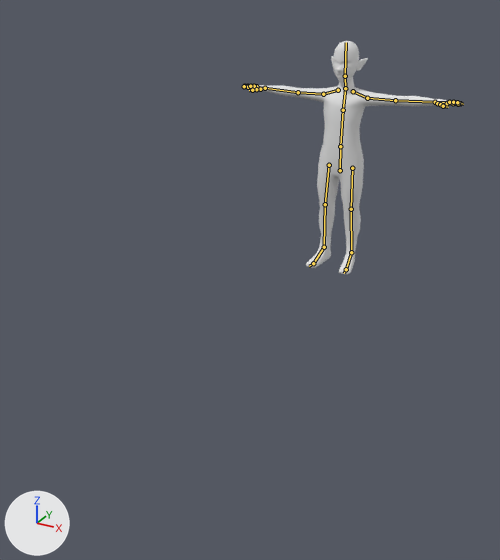
The Blender file Assets/Entities/Player/PlayerModel.blend, before and after one commit.
Camera for both pictures: a camera (50 mm lens) standing at (1.67, -4.31, 1.88) and looking at (0.1, -1.44, 0.44). The lights are fixed; the arrows at lower left show +X, +Y and +Z. The bones that bend it are drawn over the model as lines.

The first picture shows 'Body'.
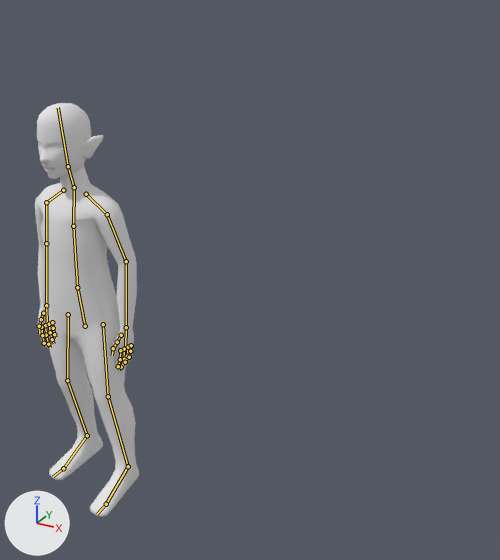
The newer file adds an action. The first version stands in its rest pose; the second is drawn at frame 83 of the action 'RollForward'.

Changed parts and their boxes [x1, y1, x2, y2] in the pictures (500 x 560 px):
'Body', posed (53% narrower, 77% taller)
    before: [242, 41, 464, 274]
    after: [35, 103, 139, 517]
bone 'Hips', root to tip
    before: (340, 170) to (340, 146)
    after: (85, 326) to (77, 287)
bone 'Shoulder.L', root to tip
    before: (353, 91) to (367, 98)
    after: (86, 194) to (107, 214)
bone 'Upper Arm.L', root to tip
    before: (367, 98) to (395, 100)
    after: (107, 214) to (126, 261)
bone 'Lower Arm.L', root to tip
    before: (395, 100) to (435, 102)
    after: (126, 261) to (126, 327)
bone 'Middle Finger 1.L', root to tip
    before: (447, 103) to (454, 103)
    after: (124, 349) to (124, 359)
bone 'Middle Finger 3.L', root to tip
    before: (460, 103) to (463, 104)
    after: (121, 367) to (119, 369)
bone 'Ring Finger 1.L', root to tip
    before: (448, 102) to (454, 102)
    after: (128, 347) to (127, 356)
bone 'Ring Finger 3.L', root to tip
    before: (459, 103) to (462, 103)
    after: (125, 362) to (123, 365)
bone 'Index Finger 1.L', root to tip
    before: (447, 103) to (453, 103)
    after: (120, 350) to (120, 359)
bone 'Index Finger 3.L', root to tip
    before: (458, 104) to (460, 104)
    after: (118, 366) to (116, 368)
bone 'Pinky 1.L', root to tip
    before: (449, 102) to (453, 102)
    after: (131, 345) to (130, 351)
bone 'Shoulder.R', root to tip
    before: (338, 90) to (323, 94)
    after: (63, 190) to (46, 202)
bone 'Upper Arm.R', root to tip
    before: (323, 94) to (298, 92)
    after: (46, 202) to (46, 243)
bone 'Lower Arm.R', root to tip
    before: (298, 92) to (265, 88)
    after: (46, 243) to (46, 305)
bone 'Middle Finger 1.R', root to tip
    before: (254, 87) to (249, 86)
    after: (45, 325) to (46, 335)
bone 'Middle Finger 3.R', root to tip
    before: (244, 86) to (242, 86)
    after: (48, 344) to (50, 347)
bone 'Ring Finger 1.R', root to tip
    before: (255, 87) to (251, 86)
    after: (49, 324) to (50, 332)
bone 'Ring Finger 3.R', root to tip
    before: (247, 86) to (245, 86)
    after: (52, 339) to (54, 343)
bone 'Index Finger 1.R', root to tip
    before: (252, 87) to (248, 87)
    after: (41, 327) to (42, 335)
bone 'Index Finger 3.R', root to tip
    before: (244, 86) to (242, 86)
    after: (44, 343) to (46, 346)
bone 'Pinky 1.R', root to tip
    before: (256, 86) to (254, 86)
    after: (52, 322) to (53, 328)

What the commit changed:
Bone 'Hips' (bone_hips) moves from (0.0, 0.0, 0.0) to (0.0, 0.267, 2.543).
Bone 'Shoulder.L' (bone_shoulder_l) turns from (0, 0, 0) to (0, 0, -16) degrees about its own x, y and z.
Bone 'Upper Arm.L' (bone_upper_arm_l) turns from (0, 0, 0) to (-7, 2, -58) degrees about its own x, y and z.
Bone 'Lower Arm.L' (bone_lower_arm_l) turns from (0, 0, 0) to (14, 0, -17) degrees about its own x, y and z.
Bone 'Middle Finger 1.L' (bone_middle_finger_1_l) turns from (0, 0, 0) to (0, 0, -6) degrees about its own x, y and z.
Bone 'Middle Finger 3.L' (bone_middle_finger_3_l) moves from (0.0, 0.0, 0.0) to (0.004, 0.0, 0.0).
Bone 'Middle Finger 3.L' (bone_middle_finger_3_l) turns from (0, 0, 0) to (0, 0, -17) degrees about its own x, y and z.
Bone 'Ring Finger 1.L' (bone_ring_finger_1_l) turns from (0, 0, 0) to (0, 0, -6) degrees about its own x, y and z.
Bone 'Ring Finger 3.L' (bone_ring_finger_3_l) turns from (0, 0, 0) to (0, 0, -17) degrees about its own x, y and z.
Bone 'Index Finger 1.L' (bone_index_finger_1_l) turns from (0, 0, 0) to (0, 0, -6) degrees about its own x, y and z.
Bone 'Index Finger 3.L' (bone_index_finger_3_l) moves from (0.0, 0.0, 0.0) to (0.001, 0.0, 0.0).
Bone 'Index Finger 3.L' (bone_index_finger_3_l) turns from (0, 0, 0) to (0, 0, -17) degrees about its own x, y and z.
Bone 'Pinky 1.L' (bone_pinky_1_l) turns from (0, 0, 0) to (0, 0, -6) degrees about its own x, y and z.
Bone 'Shoulder.R' (bone_shoulder_r) turns from (0, 0, 0) to (0, 0, 16) degrees about its own x, y and z.
Bone 'Upper Arm.R' (bone_upper_arm_r) turns from (0, 0, 0) to (-7, -2, 58) degrees about its own x, y and z.
Bone 'Lower Arm.R' (bone_lower_arm_r) turns from (0, 0, 0) to (14, 0, 17) degrees about its own x, y and z.
Bone 'Middle Finger 1.R' (bone_middle_finger_1_r) turns from (0, 0, 0) to (0, 0, 6) degrees about its own x, y and z.
Bone 'Middle Finger 3.R' (bone_middle_finger_3_r) moves from (0.0, 0.0, 0.0) to (-0.004, 0.0, 0.0).
Bone 'Middle Finger 3.R' (bone_middle_finger_3_r) turns from (0, 0, 0) to (0, 0, 17) degrees about its own x, y and z.
Bone 'Ring Finger 1.R' (bone_ring_finger_1_r) turns from (0, 0, 0) to (0, 0, 6) degrees about its own x, y and z.
Bone 'Ring Finger 3.R' (bone_ring_finger_3_r) turns from (0, 0, 0) to (0, 0, 17) degrees about its own x, y and z.
Bone 'Index Finger 1.R' (bone_index_finger_1_r) turns from (0, 0, 0) to (0, 0, 6) degrees about its own x, y and z.
Bone 'Index Finger 3.R' (bone_index_finger_3_r) moves from (0.0, 0.0, 0.0) to (-0.001, 0.0, 0.0).
Bone 'Index Finger 3.R' (bone_index_finger_3_r) turns from (0, 0, 0) to (0, 0, 17) degrees about its own x, y and z.
Bone 'Pinky 1.R' (bone_pinky_1_r) turns from (0, 0, 0) to (0, 0, 6) degrees about its own x, y and z.
Bone 'Leg IK.L' (bone_leg_ik_l) moves from (0.0, 0.0, 0.0) to (0.067, -2.616, 0.094).
Bone 'Leg IK.L' (bone_leg_ik_l) turns from (0, 0, 0) to (-1, -1, -9) degrees about its own x, y and z.
Bone 'Pole Target.L' (bone_pole_target_l) moves from (0.0, 0.0, 0.0) to (-0.032, 2.431, 0.07).
Bone 'Pole Target.L' (bone_pole_target_l) turns from (0, 0, 0) to (-118, 0, 0) degrees about its own x, y and z.
Bone 'Leg IK.R' (bone_leg_ik_r) moves from (0.0, 0.0, 0.0) to (0.0, -2.537, 0.092).
Bone 'Leg IK.R' (bone_leg_ik_r) turns from (0, 0, 0) to (-1, -2, 1) degrees about its own x, y and z.
Bone 'Pole Target.R' (bone_pole_target_r) moves from (0.0, 0.0, 0.0) to (0.019, 2.496, 0.063).
Bone 'Pole Target.R' (bone_pole_target_r) turns from (0, 0, 0) to (-118, 0, 0) degrees about its own x, y and z.
